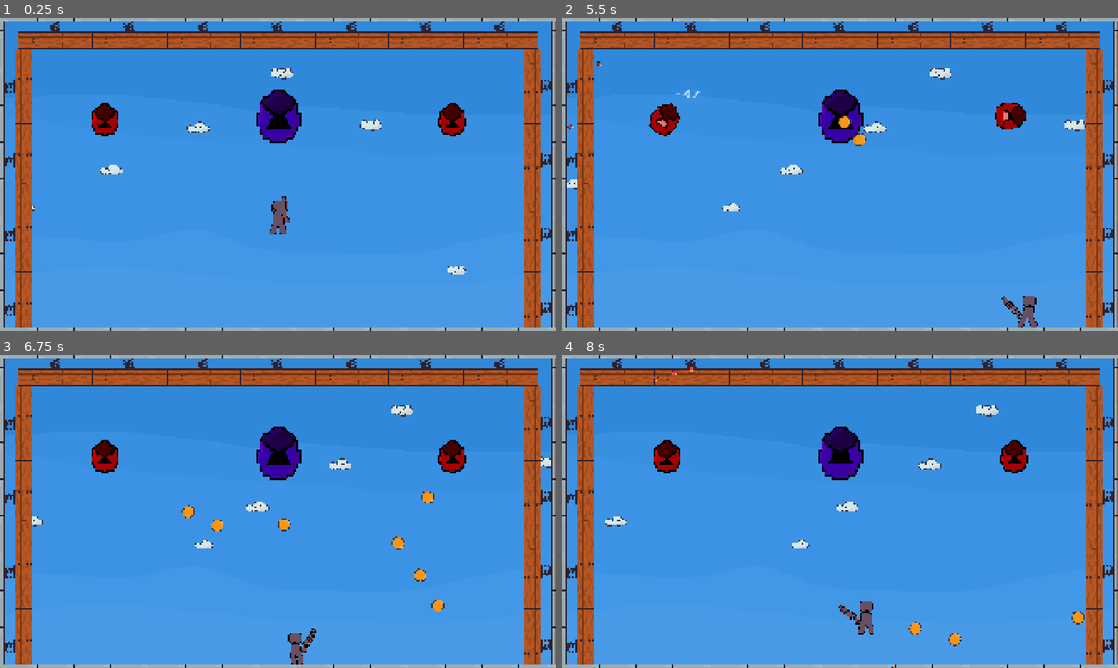
Above: before the commit, frames 1-4 (two rows, left to right).
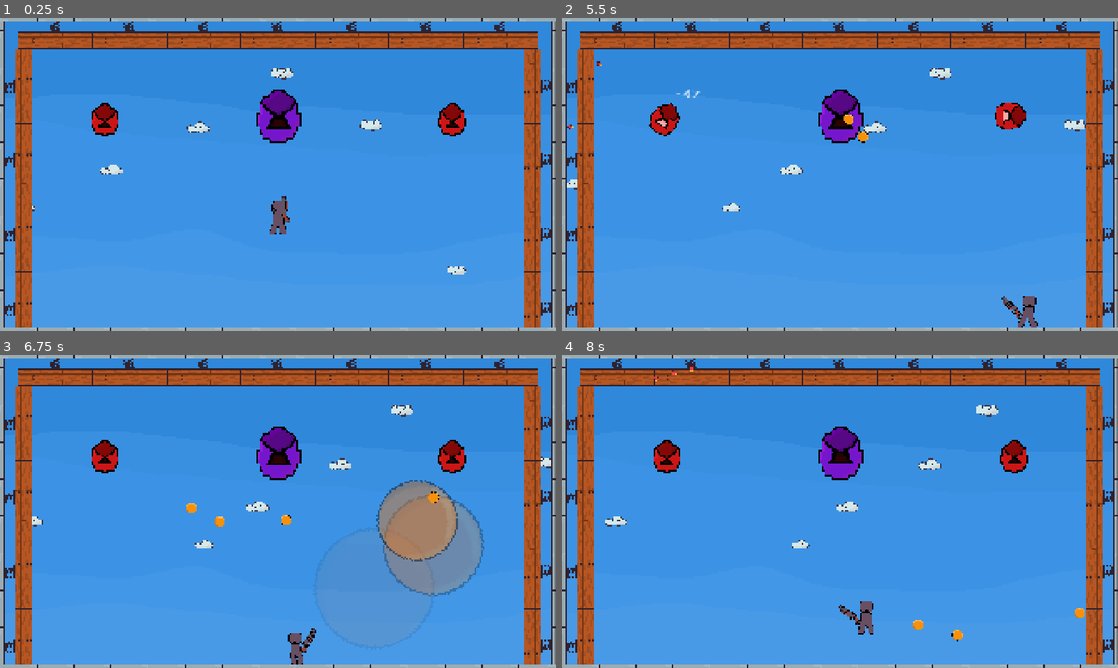
Above: after the commit, the same moments.

Repository: Sominnyusz/Vault
Game: Godot game, scene res://scenes/game.tscn
Two runs of this game, one before a commit and one after it. Both use one fixed random seed, a clock stepped at 60 frames per second and the inputs below.
Inputs (mouse positions are in pixels of both pictures, inside the frame that each line leads up to):
- Up to frame 1 (0.25 s): no input
- Up to frame 2 (5.5 s): tap Enter (playAgain) at 0.5, 0.6, 2.1, 3.6, 5.1 s; move the mouse to (962, 158) at 0.52 s; hold D (move_Right) 0.53-2.03 s; tap Space (jump) at 0.77, 1.52, 3.02, 3.77, 4.52 s; move the mouse to (728, 190) at 1.27 s; click (728, 190) at 1.35 s; move the mouse to (895, 105) at 2.02 s; hold A (move_Left) 2.03-2.78 s; move the mouse to (812, 237) at 2.77 s; hold D (move_Right) 2.78-4.28 s; click (812, 237) at 2.85 s; move the mouse to (1006, 221) at 3.52 s; move the mouse to (673, 127) at 4.27 s; hold A (move_Left) 4.28-5.03 s; click (673, 127) at 4.35 s; move the mouse to (867, 174) at 5.02 s; hold D (move_Right) from 5.03 s (still down)
- Up to frame 3 (6.75 s): move the mouse to (194, 433) at 5.77 s; release D (move_Right) at 5.78 s; hold A (move_Left) from 5.78 s (still down); click (194, 433) at 5.85 s; tap Space (jump) at 6.02 s; move the mouse to (400, 495) at 6.52 s; tap Enter (playAgain) at 6.6 s
- Up to frame 4 (8 s): tap Space (jump) at 6.77, 7.52 s; move the mouse to (728, 527) at 7.27 s; release A (move_Left) at 7.28 s; hold D (move_Right) from 7.28 s (still down); click (728, 527) at 7.35 s

The runs differ from the first frame. In frame 1, 1.3% of the frame differs, in the area x 16-84%, y 23-40%; in frame 2, 1.4%; in frame 3, 7.0%, in the area x 16-88%, y 23-82%; in frame 4, 1.6%.

Commit message:
V.1.3.: Parry; Orb +; Animations +

Diff:
--- a/assets/drone.gdshader
+++ b/assets/drone.gdshader
@@ -1,13 +1,14 @@
 shader_type canvas_item;
 
-uniform bool active = true;
+uniform bool active = false;
 
 void fragment() {
-	vec4 previous_color = texture(TEXTURE, UV);
-	vec4 white_color = vec4(1.0, 1.0, 1.0, previous_color.a);
-	vec4 new_color = previous_color;
-	if (active == true) {
-		new_color = white_color;
-	}
-	COLOR = new_color*COLOR;
+	vec4 tex_color = texture(TEXTURE, UV);
+
+	// If active is true, show pure white. If false, show the normal texture colors.
+	vec3 final_rgb = active ? vec3(1.0) : tex_color.rgb;
+
+	// Combine the RGB with the texture's alpha, and multiply by COLOR.a
+	// so your fade-out animation (transparency) still works!
+	COLOR = vec4(final_rgb, tex_color.a * COLOR.a);
 }
--- a/scenes/orb.tscn
+++ b/scenes/orb.tscn
@@ -1,9 +1,10 @@
 [gd_scene format=3 uid="uid://c57tt5hx68qfl"]
 
-[ext_resource type="Texture2D" uid="uid://diyl6tqv427jk" path="res://assets/orb.png" id="1_ktqa0"]
 [ext_resource type="Script" uid="uid://bipeq3t6kpmjj" path="res://scripts/orb.gd" id="1_ubfm6"]
+[ext_resource type="Texture2D" uid="uid://c2va7hm6i8wbj" path="res://assets/orb.png" id="2_ubfm6"]
 
 [sub_resource type="CircleShape2D" id="CircleShape2D_4cumu"]
+radius = 30.066593
 
 [sub_resource type="Animation" id="Animation_ubfm6"]
 length = 0.001
@@ -22,42 +23,58 @@
 tracks/1/type = "value"
 tracks/1/imported = false
 tracks/1/enabled = true
-tracks/1/path = NodePath("Sprite:position")
+tracks/1/path = NodePath("Sprite:self_modulate")
 tracks/1/interp = 1
 tracks/1/loop_wrap = true
 tracks/1/keys = {
 "times": PackedFloat32Array(0),
 "transitions": PackedFloat32Array(1),
 "update": 0,
-"values": [Vector2(0, 0)]
+"values": [Color(1, 1, 1, 1)]
 }
 tracks/2/type = "value"
 tracks/2/imported = false
 tracks/2/enabled = true
-tracks/2/path = NodePath("Sprite:self_modulate")
+tracks/2/path = NodePath("Sprite:scale")
 tracks/2/interp = 1
 tracks/2/loop_wrap = true
 tracks/2/keys = {
 "times": PackedFloat32Array(0),
 "transitions": PackedFloat32Array(1),
 "update": 0,
-"values": [Color(1, 1, 1, 1)]
-}
-tracks/3/type = "value"
-tracks/3/imported = false
-tracks/3/enabled = true
-tracks/3/path = NodePath("Sprite:scale")
-tracks/3/interp = 1
-tracks/3/loop_wrap = true
-tracks/3/keys = {
-"times": PackedFloat32Array(0),
-"transitions": PackedFloat32Array(1),
-"update": 0,
-"values": [Vector2(1, 1)]
+"values": [Vector2(0.25, 0.25)]
 }
 
 [sub_resource type="Animation" id="Animation_g6cbt"]
 resource_name = "explode"
+length = 0.19999999999999998
+tracks/0/type = "value"
+tracks/0/imported = false
+tracks/0/enabled = true
+tracks/0/path = NodePath("Sprite:self_modulate")
+tracks/0/interp = 1
+tracks/0/loop_wrap = true
+tracks/0/keys = {
+"times": PackedFloat32Array(0, 0.2),
+"transitions": PackedFloat32Array(1, 1),
+"update": 0,
+"values": [Color(1, 1, 1, 1), Color(1, 0.6431373, 0, 0)]
+}
+tracks/1/type = "value"
+tracks/1/imported = false
+tracks/1/enabled = true
+tracks/1/path = NodePath("Sprite:scale")
+tracks/1/interp = 1
+tracks/1/loop_wrap = true
+tracks/1/keys = {
+"times": PackedFloat32Array(0, 0.2),
+"transitions": PackedFloat32Array(1, 1),
+"update": 0,
+"values": [Vector2(0.25, 0.25), Vector2(3, 3)]
+}
+
+[sub_resource type="Animation" id="Animation_vnh3v"]
+resource_name = "hit"
 length = 0.3
 tracks/0/type = "value"
 tracks/0/imported = false
@@ -74,56 +91,47 @@
 tracks/1/type = "value"
 tracks/1/imported = false
 tracks/1/enabled = true
-tracks/1/path = NodePath("Sprite:position")
+tracks/1/path = NodePath("Sprite:self_modulate")
 tracks/1/interp = 1
 tracks/1/loop_wrap = true
 tracks/1/keys = {
 "times": PackedFloat32Array(0, 0.3),
 "transitions": PackedFloat32Array(1, 1),
 "update": 0,
-"values": [Vector2(0, 0), Vector2(0, -7)]
+"values": [Color(1, 1, 1, 1), Color(1, 0.6431373, 0, 0)]
 }
 tracks/2/type = "value"
 tracks/2/imported = false
 tracks/2/enabled = true
-tracks/2/path = NodePath("Sprite:self_modulate")
+tracks/2/path = NodePath("Sprite:scale")
 tracks/2/interp = 1
 tracks/2/loop_wrap = true
 tracks/2/keys = {
 "times": PackedFloat32Array(0, 0.3),
 "transitions": PackedFloat32Array(1, 1),
 "update": 0,
-"values": [Color(1, 1, 1, 1), Color(1, 0.6431373, 0, 0)]
-}
-tracks/3/type = "value"
-tracks/3/imported = false
-tracks/3/enabled = true
-tracks/3/path = NodePath("Sprite:scale")
-tracks/3/interp = 1
-tracks/3/loop_wrap = true
-tracks/3/keys = {
-"times": PackedFloat32Array(0, 0.3),
-"transitions": PackedFloat32Array(1, 1),
-"update": 0,
-"values": [Vector2(1, 1), Vector2(2, 2)]
+"values": [Vector2(0.25, 0.25), Vector2(1.5, 1.5)]
 }
 
 [sub_resource type="AnimationLibrary" id="AnimationLibrary_vnh3v"]
 _data = {
 &"RESET": SubResource("Animation_ubfm6"),
-&"explode": SubResource("Animation_g6cbt")
+&"explode": SubResource("Animation_g6cbt"),
+&"hit": SubResource("Animation_vnh3v")
 }
 
-[node name="Orb" type="Node2D" unique_id=172375612 groups=["projectile"]]
+[node name="Orb" type="Node2D" unique_id=172375612]
 scale = Vector2(1.2, 1.2)
 script = ExtResource("1_ubfm6")
 
 [node name="Sprite" type="Sprite2D" parent="." unique_id=724896917]
-texture = ExtResource("1_ktqa0")
+position = Vector2(0, -7)
+scale = Vector2(0.25, 0.25)
+texture = ExtResource("2_ubfm6")
 
 [node name="Area" type="Area2D" parent="Sprite" unique_id=630389639 groups=["projectile"]]
 collision_layer = 8
-collision_mask = 5
+collision_mask = 13
 
 [node name="Hitbox" type="CollisionShape2D" parent="Sprite/Area" unique_id=938906803]
 shape = SubResource("CircleShape2D_4cumu")
--- a/scenes/player.tscn
+++ b/scenes/player.tscn
@@ -4,13 +4,22 @@
 [ext_resource type="Texture2D" uid="uid://d33kaf0cfnaqg" path="res://assets/coil_fall.png" id="2_dqkch"]
 [ext_resource type="Texture2D" uid="uid://d1warje24x05n" path="res://assets/coil_idle.png" id="2_qhqgy"]
 [ext_resource type="Texture2D" uid="uid://e663hfnix44f" path="res://assets/coil_jump.png" id="2_tuyoq"]
+[ext_resource type="Shader" uid="uid://21lhkqm3k4a0" path="res://assets/drone.gdshader" id="2_ur7pv"]
 [ext_resource type="Texture2D" uid="uid://bp8mrb4yp82e3" path="res://assets/coil_run.png" id="3_qhqgy"]
 [ext_resource type="Texture2D" uid="uid://ccs3cvw8iofi1" path="res://assets/coil_death.png" id="3_smehm"]
 [ext_resource type="Texture2D" uid="uid://dhgdwaawu1agt" path="res://assets/coil_jumpcancel.png" id="4_qlg0r"]
 [ext_resource type="PackedScene" uid="uid://bueirug6htgb" path="res://scenes/SHOTTY.tscn" id="7_fjrip"]
 
+[sub_resource type="ShaderMaterial" id="ShaderMaterial_ur7pv"]
+shader = ExtResource("2_ur7pv")
+shader_parameter/active = true
+
 [sub_resource type="RectangleShape2D" id="RectangleShape2D_4cumu"]
 size = Vector2(20, 58)
+
+[sub_resource type="ShaderMaterial" id="ShaderMaterial_ubfm6"]
+shader = ExtResource("2_ur7pv")
+shader_parameter/active = false
 
 [sub_resource type="AtlasTexture" id="AtlasTexture_2w11d"]
 atlas = ExtResource("2_tuyoq")
@@ -587,6 +596,18 @@
 "update": 0,
 "values": [Color(1, 1, 1, 1)]
 }
+tracks/2/type = "value"
+tracks/2/imported = false
+tracks/2/enabled = true
+tracks/2/path = NodePath("Sprite:material:shader_parameter/active")
+tracks/2/interp = 1
+tracks/2/loop_wrap = true
+tracks/2/keys = {
+"times": PackedFloat32Array(0.001),
+"transitions": PackedFloat32Array(1),
+"update": 1,
+"values": [false]
+}
 
 [sub_resource type="Animation" id="Animation_ur7pv"]
 resource_name = "death"
@@ -598,7 +619,7 @@
 tracks/0/interp = 1
 tracks/0/loop_wrap = true
 tracks/0/keys = {
-"times": PackedFloat32Array(0, 0.26666665),
+"times": PackedFloat32Array(0, 0.2),
 "transitions": PackedFloat32Array(1, 1),
 "update": 0,
 "values": [0.0, 1.5707964]
@@ -615,14 +636,43 @@
 "update": 0,
 "values": [Color(1, 1, 1, 1), Color(1, 1, 1, 0)]
 }
+tracks/2/type = "value"
+tracks/2/imported = false
+tracks/2/enabled = true
+tracks/2/path = NodePath("Sprite:material:shader_parameter/active")
+tracks/2/interp = 1
+tracks/2/loop_wrap = true
+tracks/2/keys = {
+"times": PackedFloat32Array(0),
+"transitions": PackedFloat32Array(1),
+"update": 1,
+"values": [false]
+}
+
+[sub_resource type="Animation" id="Animation_y4r1p"]
+resource_name = "hit"
+tracks/0/type = "value"
+tracks/0/imported = false
+tracks/0/enabled = true
+tracks/0/path = NodePath("Sprite:material:shader_parameter/active")
+tracks/0/interp = 1
+tracks/0/loop_wrap = true
+tracks/0/keys = {
+"times": PackedFloat32Array(0, 0.1, 0.2, 0.3, 0.4, 0.5, 0.6, 0.7, 0.8, 0.9),
+"transitions": PackedFloat32Array(1, 1, 1, 1, 1, 1, 1, 1, 1, 1),
+"update": 1,
+"values": [true, false, true, false, true, false, true, false, true, false]
+}
 
 [sub_resource type="AnimationLibrary" id="AnimationLibrary_y4r1p"]
 _data = {
 &"RESET": SubResource("Animation_smehm"),
-&"death": SubResource("Animation_ur7pv")
+&"death": SubResource("Animation_ur7pv"),
+&"hit": SubResource("Animation_y4r1p")
 }
 
 [node name="Player" type="CharacterBody2D" unique_id=1597781540 groups=["player"]]
+material = SubResource("ShaderMaterial_ur7pv")
 script = ExtResource("1_g2els")
 
 [node name="Area" type="Area2D" parent="." unique_id=2039279526 groups=["player"]]
@@ -632,8 +682,9 @@
 shape = SubResource("RectangleShape2D_4cumu")
 
 [node name="Sprite" type="AnimatedSprite2D" parent="." unique_id=684578022]
+material = SubResource("ShaderMaterial_ubfm6")
 sprite_frames = SubResource("SpriteFrames_4cumu")
-animation = &"Death"
+animation = &"Idle"
 autoplay = "Idle"
 
 [node name="SHOTTY" parent="." unique_id=1738369162 instance=ExtResource("7_fjrip")]
@@ -645,3 +696,5 @@
 
 [node name="AnimationPlayer" type="AnimationPlayer" parent="." unique_id=1527332557]
 libraries/ = SubResource("AnimationLibrary_y4r1p")
+
+[connection signal="animation_finished" from="AnimationPlayer" to="." method="_on_animation_player_animation_finished"]
--- a/scenes/shell.tscn
+++ b/scenes/shell.tscn
@@ -6,7 +6,7 @@
 [sub_resource type="RectangleShape2D" id="RectangleShape2D_4cumu"]
 size = Vector2(9, 11)
 
-[node name="Shell" type="Node2D" unique_id=45829732 groups=["projectile"]]
+[node name="Shell" type="Node2D" unique_id=45829732]
 scale = Vector2(0.8, 0.8)
 script = ExtResource("1_sb42f")
 
@@ -14,7 +14,7 @@
 rotation = 1.5707964
 texture = ExtResource("1_bo4bk")
 
-[node name="Area" type="Area2D" parent="." unique_id=507021620 groups=["projectile"]]
+[node name="Area" type="Area2D" parent="." unique_id=507021620]
 rotation = 1.5707964
 collision_layer = 4
 collision_mask = 9
--- a/scripts/orb.gd
+++ b/scripts/orb.gd
@@ -12,13 +12,20 @@
 
 func _on_area_area_entered(area: Area2D) -> void:
 	if area.is_in_group("player"):
-		area.get_parent().takedamage()
+		area.get_parent().takedmg()
 		impact = true
-		animator.play("explode")
-	if area.is_in_group("projectile"):
-		area.get_parent().explode()
-		impact = true
-		animator.play("explode")
+		animator.play("hit")
+
+	if impact and area.is_in_group("Enemy"):
+		area.get_parent().takedmg(100)
+
+	if impact and area.is_in_group("projectile"):
+		var orb = area.get_parent()
+		print(orb)
+		orb = orb.get_parent()
+		print(orb)
+		orb.impact = true
+		orb.animator.play("explode")
 
 func _on_animation_player_animation_finished(anim_name: StringName) -> void:
 	queue_free()
--- a/scripts/player.gd
+++ b/scripts/player.gd
@@ -17,6 +17,10 @@
 var player_state: String = "Idle"
 var lives: int = 3
 var death: bool = false
+var vulnerable: bool = true
+
+func _ready() -> void:
+	animator.play("RESET")
 
 func _physics_process(delta: float) -> void:
 	velocity.y += getgravity(velocity) * delta
@@ -77,8 +81,15 @@
 		return gravity
 	return fall_gravity
 
-func takedamage():
-	lives -= 1
+func takedmg():
+	if vulnerable:
+		vulnerable = false
+		animator.play("hit")
+		lives -= 1
+
+
+func _on_animation_player_animation_finished(anim_name: StringName) -> void:
+	vulnerable = true
 
 func die():
 	sprite.play("Death")
--- a/scripts/shell.gd
+++ b/scripts/shell.gd
@@ -12,6 +12,11 @@
 	if area.is_in_group("Enemy"):
 		area.get_parent().takedmg(int(speed/20))
 		queue_free()
+	if area.is_in_group("projectile"):
+		explode()
+		var orb = area.get_parent().get_parent()
+		orb.impact = true
+		orb.animator.play("explode")
 
 func explode():
 	queue_free()
Binary file changed: assets/orb.png
Not shown, changed: assets/orb.png.import
Not shown: 2 places in scenes/smalldrone.tscn that only renumber resources
